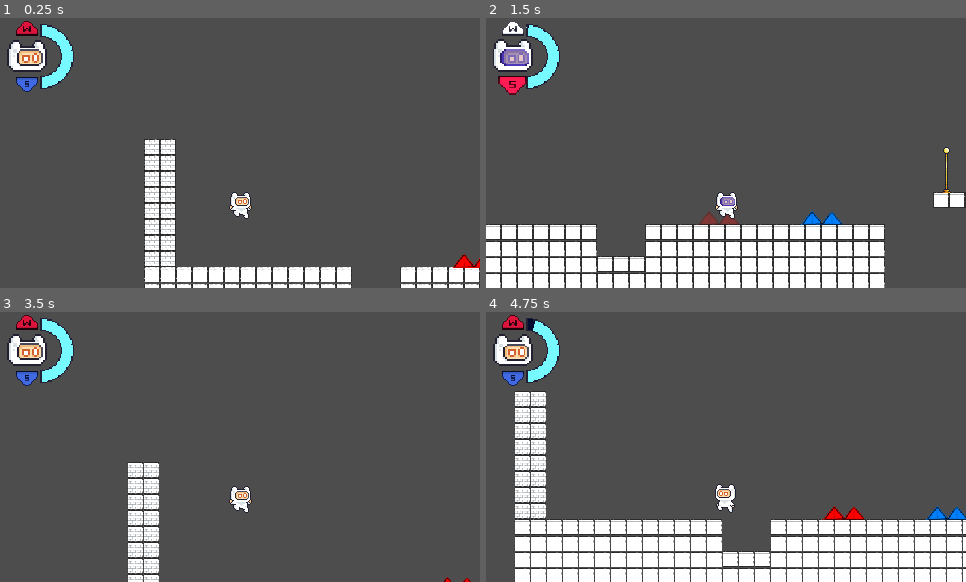
Above: before the commit, frames 1-4 (two rows, left to right).
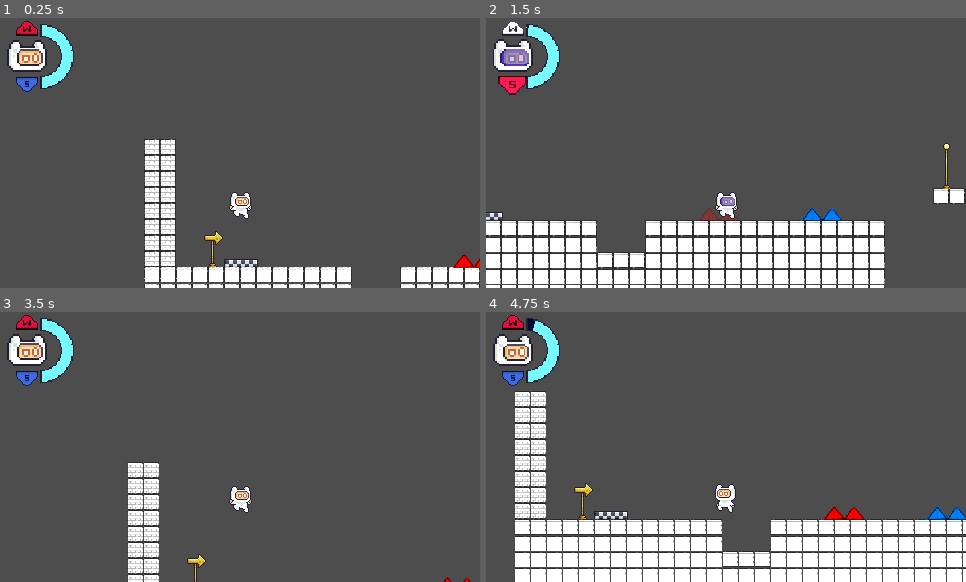
Above: after the commit, the same moments.

Repository: Naathan404/UITxVNG-Group08-NaNaNaNa
Game: Godot game, scene res://dummy_level.tscn
Same seed, same stepped clock (60 frames per second), same inputs: the game is played once before the commit and once after it.
Inputs:
- Up to frame 1 (0.25 s): no input
- Up to frame 2 (1.5 s): hold D (right) from 0.53 s (still down); tap Shift (dash) at 0.6 s; tap Space (jump) at 0.77 s; tap Down (mask_scroll_down) at 1.35 s
- Up to frame 3 (3.5 s): tap Space (jump) at 1.52, 3.02 s; release D (right) at 2.03 s; hold A (left) 2.03-2.78 s; hold Up (mask_scroll_up) 2.03-2.78 s; hold D (right) from 2.78 s (still down); tap Shift (dash) at 2.85 s
- Up to frame 4 (4.75 s): hold Down (mask_scroll_down) 3.53-4.28 s; tap Space (jump) at 3.77, 4.52 s; release D (right) at 4.28 s; hold A (left) from 4.28 s (still down); tap Up (mask_scroll_up) at 4.35 s

The runs differ from the first frame. In frame 1, 0.3% of the frame differs, in the area x 42-54%, y 78-93%; in frame 2, 6.9%, in the area x 0-100%, y 46-100%; in frame 3, 0.1%; in frame 4, 0.3%.

Commit message:
feat: start point

Diff:
--- a/dummy_level.tscn
+++ b/dummy_level.tscn
@@ -4,6 +4,7 @@
 [ext_resource type="PackedScene" uid="uid://bi5f8r44l8v7e" path="res://scenes/player/player.tscn" id="2_iuwya"]
 [ext_resource type="PackedScene" uid="uid://dqbm53diyvkac" path="res://scenes/objects/spike.tscn" id="2_rnqs5"]
 [ext_resource type="PackedScene" uid="uid://dhygepi2jq0ek" path="res://scenes/objects/checkpoint.tscn" id="3_rnqs5"]
+[ext_resource type="PackedScene" uid="uid://o2swfy8nb5vw" path="res://scenes/objects/start_point.tscn" id="4_ijhar"]
 
 [sub_resource type="TileSetAtlasSource" id="TileSetAtlasSource_d66et"]
 texture = ExtResource("1_d66et")
@@ -1391,4 +1392,7 @@
 [node name="Checkpoint" parent="World" unique_id=2081086830 instance=ExtResource("3_rnqs5")]
 position = Vector2(470, 34)
 
+[node name="StartPoint" parent="World" unique_id=1018394759 instance=ExtResource("4_ijhar")]
+position = Vector2(-10, 65)
+
 [node name="Player" parent="." unique_id=65356844 instance=ExtResource("2_iuwya")]
--- /dev/null
+++ b/scenes/objects/start_point.tscn
@@ -0,0 +1,173 @@
+[gd_scene format=3 uid="uid://o2swfy8nb5vw"]
+
+[ext_resource type="Script" uid="uid://x5xoyrwhvawj" path="res://scripts/objects/start_point.gd" id="1_6sgii"]
+[ext_resource type="Texture2D" uid="uid://jgo68j7yggpy" path="res://assets/sprites/envir/checkpoints/Start (Moving) (64x64).png" id="1_pupyw"]
+[ext_resource type="Texture2D" uid="uid://dmr7stji8dmsh" path="res://assets/sprites/envir/checkpoints/Start (Idle).png" id="2_6sgii"]
+
+[sub_resource type="AtlasTexture" id="AtlasTexture_pupyw"]
+atlas = ExtResource("2_6sgii")
+region = Rect2(0, 0, 64, 64)
+
+[sub_resource type="AtlasTexture" id="AtlasTexture_6sgii"]
+atlas = ExtResource("1_pupyw")
+region = Rect2(0, 0, 64, 64)
+
+[sub_resource type="AtlasTexture" id="AtlasTexture_huyde"]
+atlas = ExtResource("1_pupyw")
+region = Rect2(64, 0, 64, 64)
+
+[sub_resource type="AtlasTexture" id="AtlasTexture_6fclo"]
+atlas = ExtResource("1_pupyw")
+region = Rect2(128, 0, 64, 64)
+
+[sub_resource type="AtlasTexture" id="AtlasTexture_a6em2"]
+atlas = ExtResource("1_pupyw")
+region = Rect2(192, 0, 64, 64)
+
+[sub_resource type="AtlasTexture" id="AtlasTexture_6tbrg"]
+atlas = ExtResource("1_pupyw")
+region = Rect2(256, 0, 64, 64)
+
+[sub_resource type="AtlasTexture" id="AtlasTexture_ym35v"]
+atlas = ExtResource("1_pupyw")
+region = Rect2(320, 0, 64, 64)
+
+[sub_resource type="AtlasTexture" id="AtlasTexture_ehd6k"]
+atlas = ExtResource("1_pupyw")
+region = Rect2(384, 0, 64, 64)
+
+[sub_resource type="AtlasTexture" id="AtlasTexture_1ebcn"]
+atlas = ExtResource("1_pupyw")
+region = Rect2(448, 0, 64, 64)
+
+[sub_resource type="AtlasTexture" id="AtlasTexture_jr161"]
+atlas = ExtResource("1_pupyw")
+region = Rect2(512, 0, 64, 64)
+
+[sub_resource type="AtlasTexture" id="AtlasTexture_um75y"]
+atlas = ExtResource("1_pupyw")
+region = Rect2(576, 0, 64, 64)
+
+[sub_resource type="AtlasTexture" id="AtlasTexture_qtbir"]
+atlas = ExtResource("1_pupyw")
+region = Rect2(640, 0, 64, 64)
+
+[sub_resource type="AtlasTexture" id="AtlasTexture_vx6hi"]
+atlas = ExtResource("1_pupyw")
+region = Rect2(704, 0, 64, 64)
+
+[sub_resource type="AtlasTexture" id="AtlasTexture_7jn3s"]
+atlas = ExtResource("1_pupyw")
+region = Rect2(768, 0, 64, 64)
+
+[sub_resource type="AtlasTexture" id="AtlasTexture_u250c"]
+atlas = ExtResource("1_pupyw")
+region = Rect2(832, 0, 64, 64)
+
+[sub_resource type="AtlasTexture" id="AtlasTexture_fg8tg"]
+atlas = ExtResource("1_pupyw")
+region = Rect2(896, 0, 64, 64)
+
+[sub_resource type="AtlasTexture" id="AtlasTexture_usy5s"]
+atlas = ExtResource("1_pupyw")
+region = Rect2(960, 0, 64, 64)
+
+[sub_resource type="AtlasTexture" id="AtlasTexture_7of0f"]
+atlas = ExtResource("1_pupyw")
+region = Rect2(1024, 0, 64, 64)
+
+[sub_resource type="SpriteFrames" id="SpriteFrames_3d1y7"]
+animations = [{
+"frames": [{
+"duration": 1.0,
+"texture": SubResource("AtlasTexture_pupyw")
+}],
+"loop": false,
+"name": &"idle",
+"speed": 5.0
+}, {
+"frames": [{
+"duration": 1.0,
+"texture": SubResource("AtlasTexture_6sgii")
+}, {
+"duration": 1.0,
+"texture": SubResource("AtlasTexture_huyde")
+}, {
+"duration": 1.0,
+"texture": SubResource("AtlasTexture_6fclo")
+}, {
+"duration": 1.0,
+"texture": SubResource("AtlasTexture_a6em2")
+}, {
+"duration": 1.0,
+"texture": SubResource("AtlasTexture_6tbrg")
+}, {
+"duration": 1.0,
+"texture": SubResource("AtlasTexture_ym35v")
+}, {
+"duration": 1.0,
+"texture": SubResource("AtlasTexture_ehd6k")
+}, {
+"duration": 1.0,
+"texture": SubResource("AtlasTexture_1ebcn")
+}, {
+"duration": 1.0,
+"texture": SubResource("AtlasTexture_jr161")
+}, {
+"duration": 1.0,
+"texture": SubResource("AtlasTexture_um75y")
+}, {
+"duration": 1.0,
+"texture": SubResource("AtlasTexture_qtbir")
+}, {
+"duration": 1.0,
+"texture": SubResource("AtlasTexture_vx6hi")
+}, {
+"duration": 1.0,
+"texture": SubResource("AtlasTexture_7jn3s")
+}, {
+"duration": 1.0,
+"texture": SubResource("AtlasTexture_u250c")
+}, {
+"duration": 1.0,
+"texture": SubResource("AtlasTexture_fg8tg")
+}, {
+"duration": 1.0,
+"texture": SubResource("AtlasTexture_usy5s")
+}, {
+"duration": 1.0,
+"texture": SubResource("AtlasTexture_7of0f")
+}],
+"loop": false,
+"name": &"moving",
+"speed": 24.0
+}]
+
+[sub_resource type="RectangleShape2D" id="RectangleShape2D_x7qby"]
+size = Vector2(21, 42)
+
+[sub_resource type="RectangleShape2D" id="RectangleShape2D_pupyw"]
+size = Vector2(34, 8)
+
+[node name="StartPoint" type="Area2D" unique_id=1018394759]
+script = ExtResource("1_6sgii")
+
+[node name="AnimatedSprite2D" type="AnimatedSprite2D" parent="." unique_id=1235226961]
+sprite_frames = SubResource("SpriteFrames_3d1y7")
+animation = &"moving"
+autoplay = "idle"
+frame = 16
+frame_progress = 1.0
+
+[node name="CollisionShape2D" type="CollisionShape2D" parent="." unique_id=126852594]
+position = Vector2(-16.5, 11)
+shape = SubResource("RectangleShape2D_x7qby")
+
+[node name="StaticBody2D" type="StaticBody2D" parent="." unique_id=534847775]
+
+[node name="CollisionShape2D" type="CollisionShape2D" parent="StaticBody2D" unique_id=697581279]
+position = Vector2(11, 28)
+shape = SubResource("RectangleShape2D_pupyw")
+
+[connection signal="body_entered" from="." to="." method="_on_body_entered"]
+[connection signal="body_exited" from="." to="." method="_on_body_exited"]
--- /dev/null
+++ b/scripts/objects/start_point.gd
@@ -0,0 +1,33 @@
+extends Node
+
+@onready var animated_sprite: AnimatedSprite2D = $AnimatedSprite2D
+
+var is_activated: bool = false
+# Called when the node enters the scene tree for the first time.
+func _ready() -> void:
+	animated_sprite.play("idle")
+	pass # Replace with function body.
+
+
+# Called every frame. 'delta' is the elapsed time since the previous frame.
+func _process(delta: float) -> void:
+	pass
+
+
+func _on_body_entered(body: Node2D) -> void:
+	if is_activated: return
+	if body.is_in_group("player"):
+		is_activated = true
+		animated_sprite.play("moving")
+		await animated_sprite.animation_finished
+		animated_sprite.play("idle")
+	pass # Replace with function body.
+
+
+func _on_body_exited(body: Node2D) -> void:
+	if not is_activated: return
+	if body.is_in_group("player"):
+		is_activated = false
+
+
+	pass # Replace with function body.
Not shown, added: scripts/objects/start_point.gd.uid
